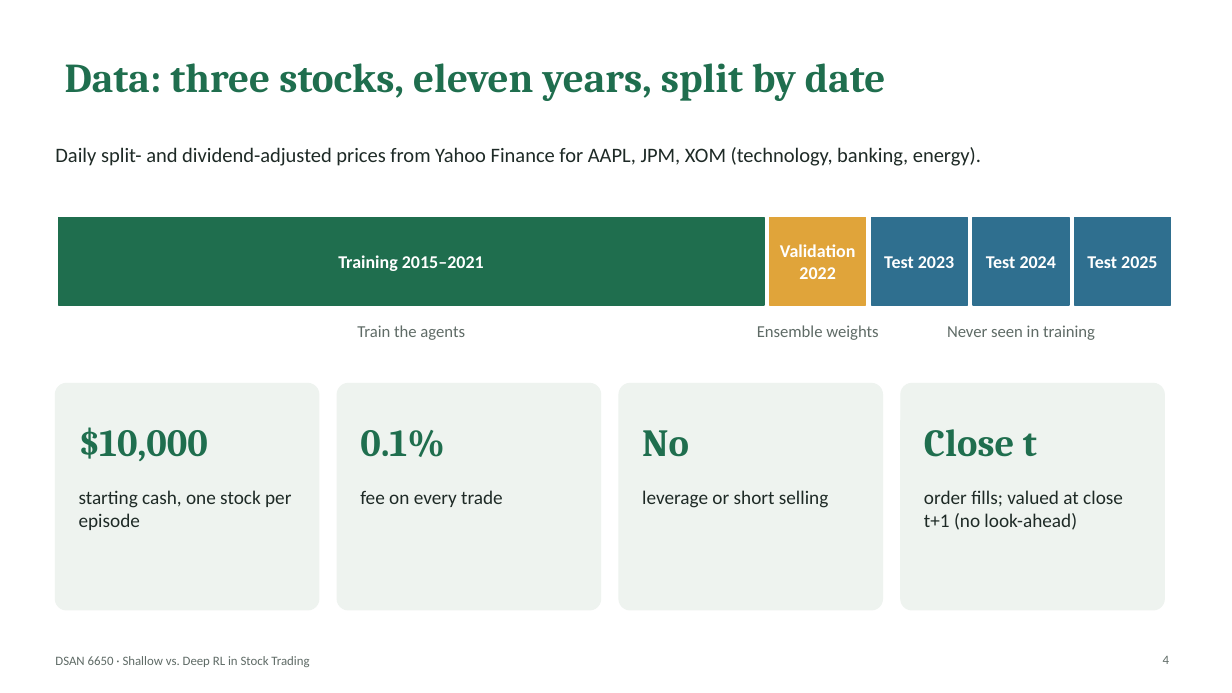
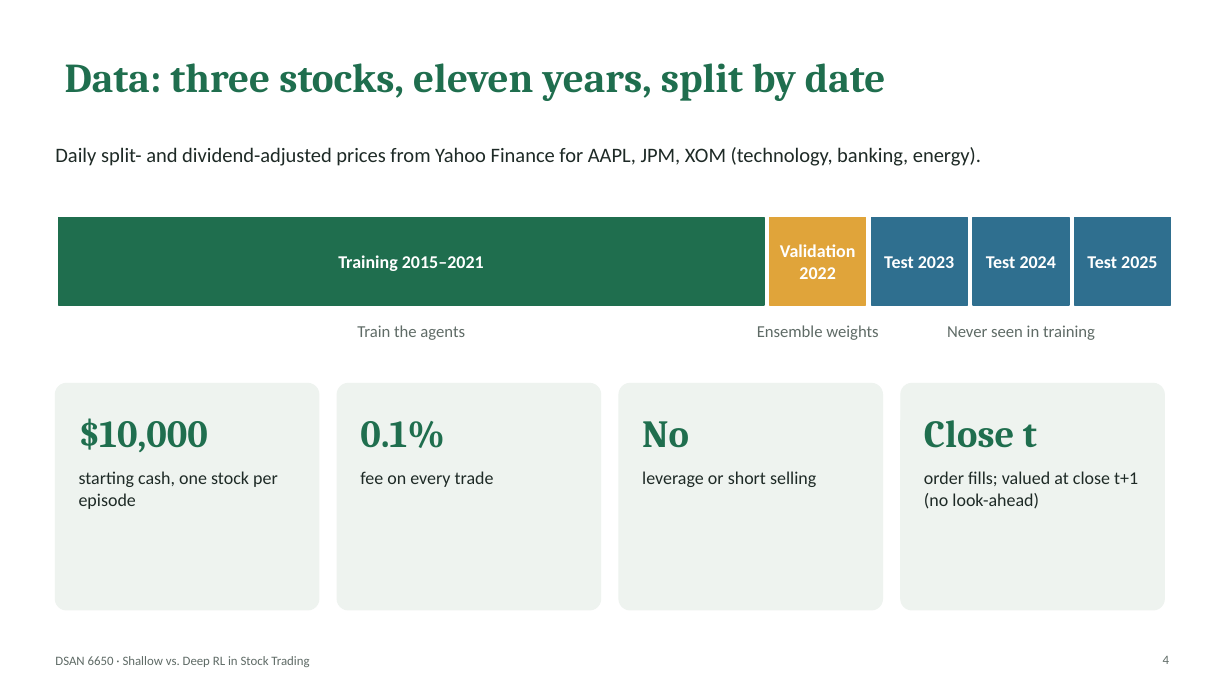
Before and after one commit to TarynDeng/6650-Final, a slide deck: slide 4 of slides/6650_final_presentation.pptx. Drawn at 1232x693 pixels with LibreOffice and Linux fonts; fonts in the diff are those of the drawing. Boxes give left, top, right and bottom in pixels: in the first picture for what was removed or moved away, otherwise in the second. Text is boxed around its words. In the diff, an @@ line names an element or a change of style, - is before the commit and + after.

```diff
--- a/slides/6650_final_presentation.pptx
+++ b/slides/6650_final_presentation.pptx
@@ text "$10,000": place and size @@
-text "$10,000" at (79, 427, 208, 461)
+text "$10,000" at (79, 418, 208, 452)
@@ text "0.1%": place and size @@
-text "0.1%" at (360, 430, 445, 457)
+text "0.1%" at (360, 421, 445, 448)
@@ text "No": place and size @@
-text "No" at (642, 430, 689, 457)
+text "No" at (642, 421, 689, 448)
@@ text "Close t": place and size @@
-text "Close t" at (924, 429, 1037, 457)
+text "Close t" at (924, 420, 1037, 448)
@@ text "starting cash, one stock per ...": place and size @@
-text "starting cash, one stock per ..." at (79, 490, 291, 530)
+text "starting cash, one stock per ..." at (79, 471, 278, 509)
@@ text "fee on every trade": place and size @@
-text "fee on every trade" at (360, 490, 503, 507)
+text "fee on every trade" at (360, 471, 494, 487)
@@ text "leverage or short selling": place and size @@
-text "leverage or short selling" at (642, 490, 828, 508)
+text "leverage or short selling" at (642, 471, 816, 487)
@@ size 15 to 14 pt in 4 elements at (79, 471, 278, 509), (360, 471, 494, 487), (642, 471, 816, 487), (924, 471, 1138, 509) @@
@@ text "order fills; valued at close ...": place and size @@
-text "order fills; valued at close ..." at (924, 490, 1123, 530)
+text "order fills; valued at close ..." at (924, 471, 1138, 509)
```
Also in this commit, not shown: 11 other slides changed, 1 slide added, 1 slide removed, 17 other files.
